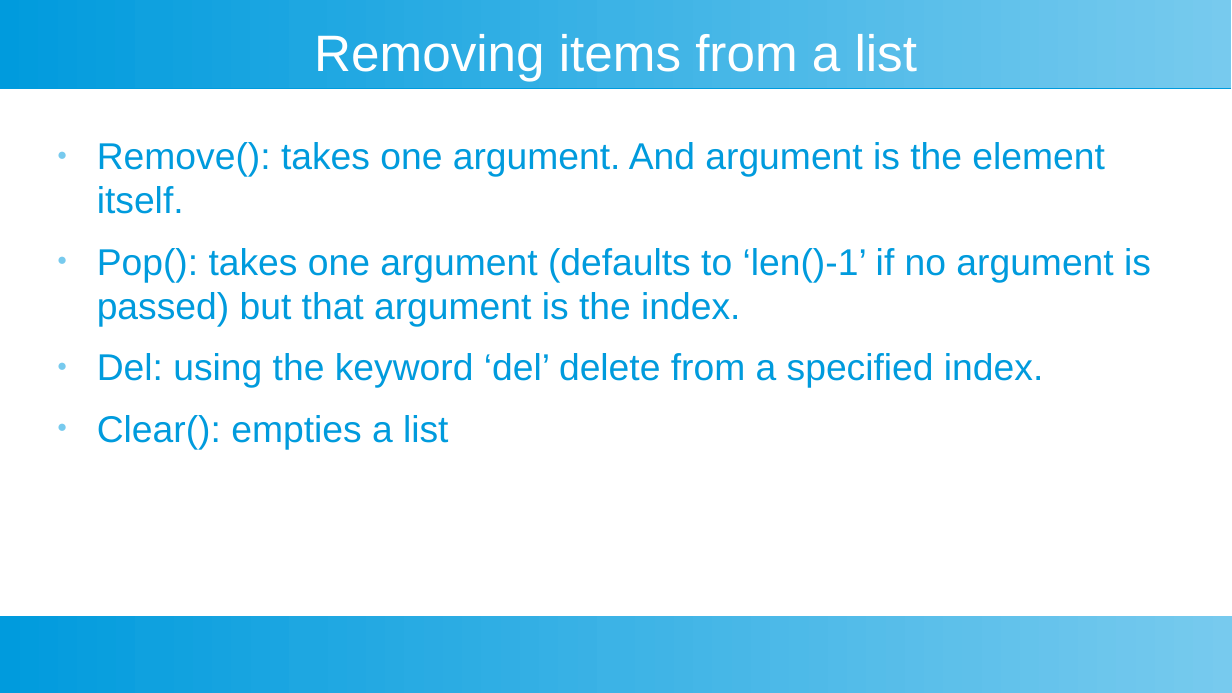
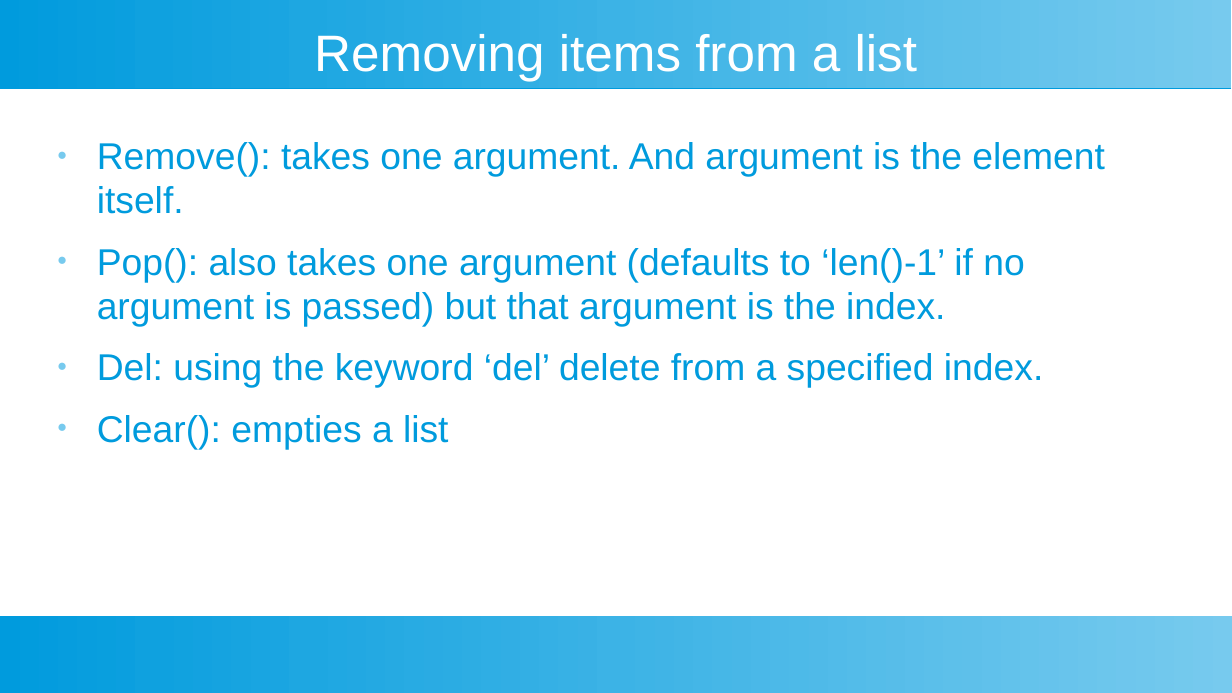
Before and after one commit to ashishjain1547/public_lessons_in_python, a slide deck: slide 9 of Ch 7 - Lists/List.odp (slide 6 before the commit). Drawn at 1232x693 pixels with LibreOffice and Linux fonts; fonts in the diff are those of the drawing. Boxes give left, top, right and bottom in pixels: in the first picture for what was removed or moved away, otherwise in the second. Text is boxed around its words. In the diff, an @@ line names an element or a change of style, - is before the commit and + after.

```diff
--- a/Ch 7 - Lists/List.odp
+++ b/Ch 7 - Lists/List.odp
@@ text at (97,248,1024,327): text changed @@
-● Pop(): takes one argument (defaults to ‘len()-1’ if no argument is passed) but that argument is the index.
+● Pop(): also takes one argument (defaults to ‘len()-1’ if no argument is passed) but that argument is the index.
```
Also in this commit, not shown: 1 other slide changed, 4 slides added, 20 other files.
